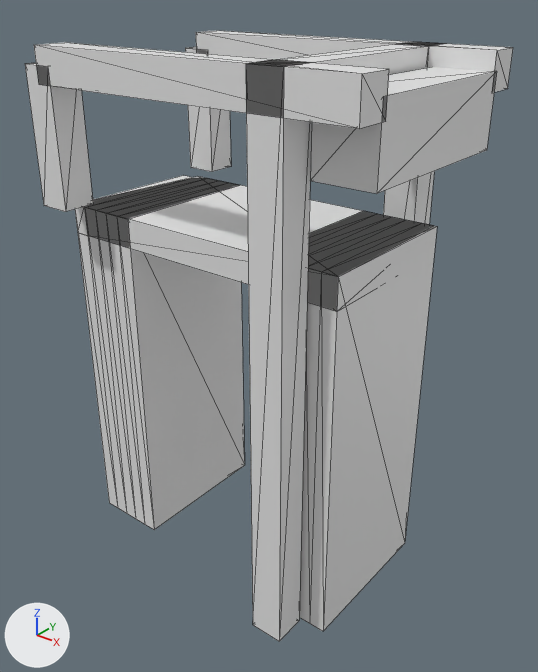
Two versions of the glTF model models/leidschendam/leidschendam-brug-47c632e6/leidschendam-brug-47c632e6.glb, one commit apart.
Before and after are seen from a 50 mm camera at (12.28, -14.46, 5.82) aimed at (0.71, 0.0, -3.15). The axes (+X, +Y, +Z) are drawn at lower left. The lights are the same throughout. The picture after the commit comes second. Mesh edges are drawn as thin lines.

Objects in the first picture: 'building:balans', 'building:balans 2', 'building:contragewicht', 'building:hamei', 'building:hamei 2', 'building:hangstang', 'building:hangstang 2', 'building:portaal', 'road:dek', 'road:landhoofd (aangenomen)', 'road:landhoofd (aangenomen) 2'.
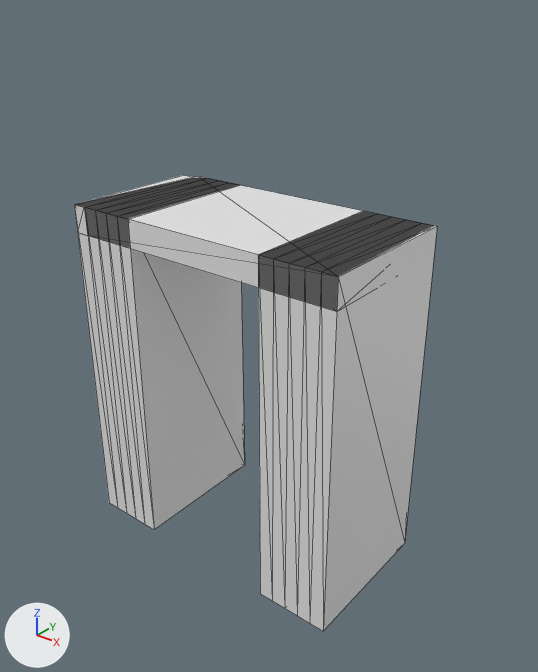
Pixel boxes [x1, y1, x2, y2] of what changed, in the pictures (538 x 672 px):
```json
{"object": "building:hamei 2", "change": "deleted", "before": [246, 60, 312, 641]}
{"object": "building:balans 2", "change": "deleted", "before": [34, 42, 389, 128]}
{"object": "building:contragewicht", "change": "deleted", "before": [310, 67, 497, 194]}
{"object": "building:hangstang 2", "change": "deleted", "before": [25, 63, 93, 212]}
{"object": "building:balans", "change": "deleted", "before": [196, 30, 513, 92]}
{"object": "building:hangstang", "change": "deleted", "before": [185, 47, 231, 172]}
{"object": "building:portaal", "change": "deleted", "before": [266, 43, 432, 75]}
{"object": "building:hamei", "change": "deleted", "before": [383, 42, 446, 225]}
```

Edits to the scene script, one JSON object a line:
```json
{"op": "remove", "block": "ob_building_hamei", "code": ["ob_building_hamei = bpy.data.objects.new('building:hamei', me_hamei)", "ob_building_hamei.location = (0.0, 0.0, 0.0)"]}
{"op": "remove", "block": "ob_building_hamei_2", "code": ["ob_building_hamei_2 = bpy.data.objects.new('building:hamei 2', me_hamei_2)", "ob_building_hamei_2.location = (0.0, 0.0, 0.0)"]}
{"op": "remove", "block": "ob_building_portaal", "code": ["ob_building_portaal = bpy.data.objects.new('building:portaal', me_portaal)", "ob_building_portaal.location = (0.0, 0.0, 0.0)"]}
{"op": "remove", "block": "ob_building_balans", "code": ["ob_building_balans = bpy.data.objects.new('building:balans', me_balans)", "ob_building_balans.location = (0.0, 0.0, 0.0)"]}
{"op": "remove", "block": "ob_building_hangstang", "code": ["ob_building_hangstang = bpy.data.objects.new('building:hangstang', me_hangstang)", "ob_building_hangstang.location = (0.0, 0.0, 0.0)"]}
{"op": "remove", "block": "ob_building_balans_2", "code": ["ob_building_balans_2 = bpy.data.objects.new('building:balans 2', me_balans_2)", "ob_building_balans_2.location = (0.0, 0.0, 0.0)"]}
{"op": "remove", "block": "ob_building_hangstang_2", "code": ["ob_building_hangstang_2 = bpy.data.objects.new('building:hangstang 2', me_hangstang_2)", "ob_building_hangstang_2.location = (0.0, 0.0, 0.0)"]}
{"op": "remove", "block": "ob_building_contragewicht", "code": ["ob_building_contragewicht = bpy.data.objects.new('building:contragewicht', me_contragewicht)", "ob_building_contragewicht.location = (0.0, 0.0, 0.0)"]}
```
